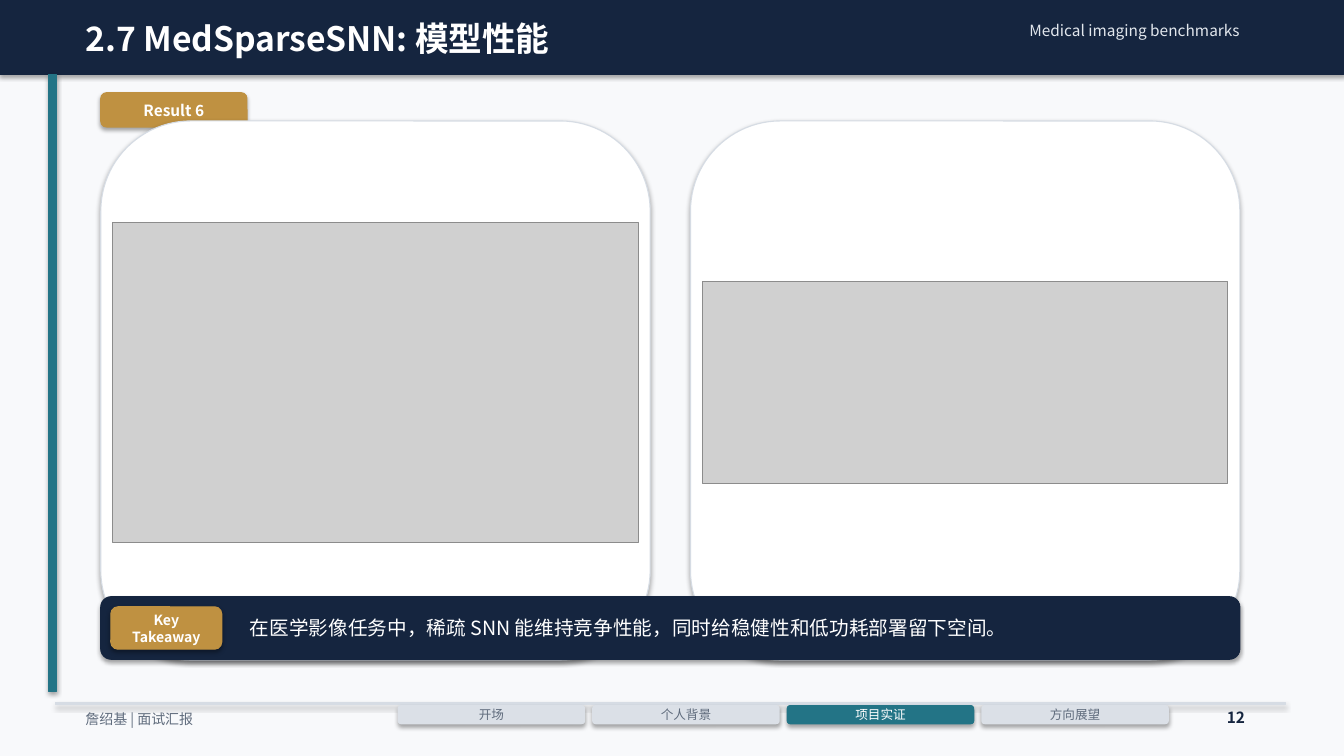
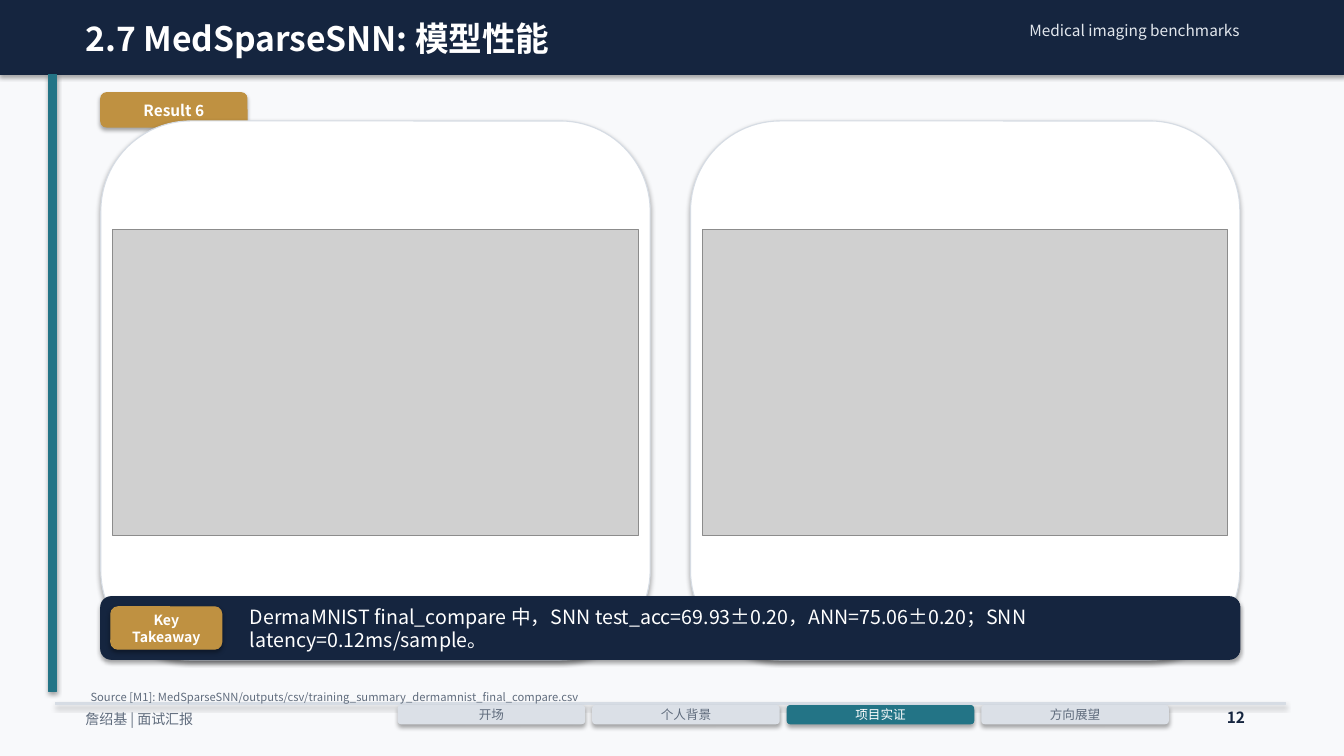
Before and after one commit to ZhanMous/PrivEnergyBench, a slide deck: slide 12 of docs/20min_面试汇报_詹绍基_20页图表版.pptx. Drawn at 1344x756 pixels with LibreOffice and Linux fonts; fonts in the diff are those of the drawing; grey boxes stand for pictures. Boxes give left, top, right and bottom in pixels: in the first picture for what was removed or moved away, otherwise in the second. Text is boxed around its words. In the diff, an @@ line names an element or a change of style, - is before the commit and + after.

```diff
--- a/docs/20min_面试汇报_詹绍基_20页图表版.pptx
+++ b/docs/20min_面试汇报_詹绍基_20页图表版.pptx
@@ picture resized from (x1=113, y1=223, x2=638, y2=542) to (x1=113, y1=230, x2=638, y2=536) @@
@@ picture resized from (x1=703, y1=281, x2=1228, y2=484) to (x1=703, y1=230, x2=1228, y2=536) @@
@@ text at (x1=250, y1=607, x2=1026, y2=652): text changed @@
-在医学影像任务中，稀疏 SNN 能维持竞争性能，同时给稳健性和低功耗部署留下空间。
+DermaMNIST final_compare 中，SNN test_acc=69.93±0.20，ANN=75.06±0.20；SNN latency=0.12ms/sample。
@@ text added at (x1=91, y1=692, x2=578, y2=704), 8 pt, text #606C7D @@
+Source [M1]: MedSparseSNN/outputs/csv/training_summary_dermamnist_final_compare.csv
```
Also in this commit, not shown: 15 other slides changed, 1 slide added, 17 other files.
